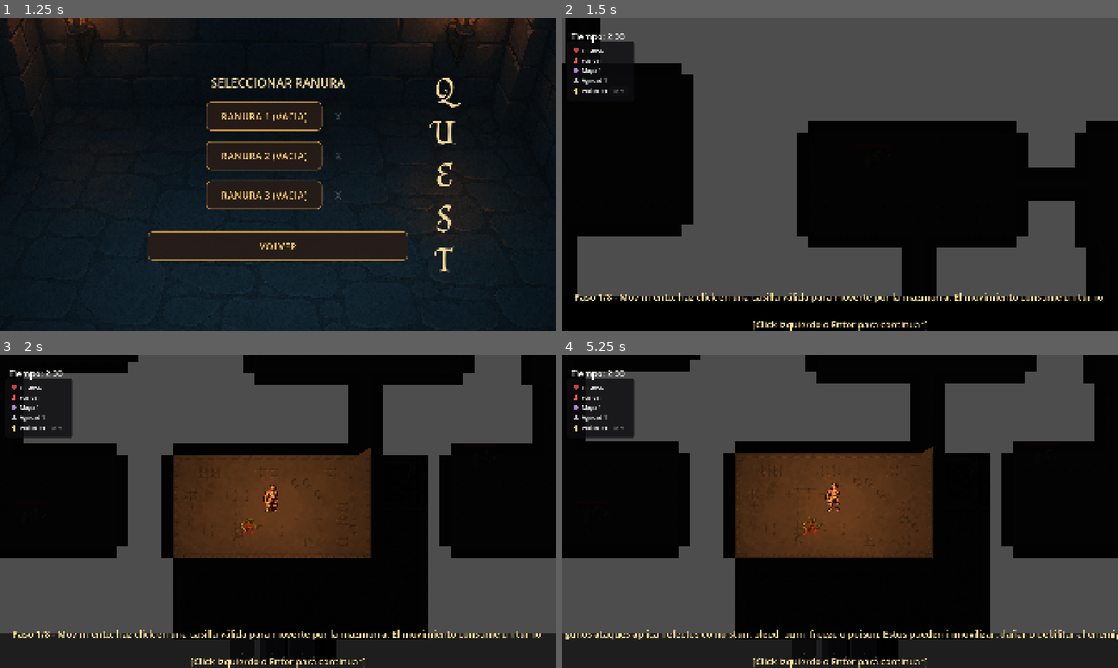
Above: before the commit, frames 1-4 (two rows, left to right).
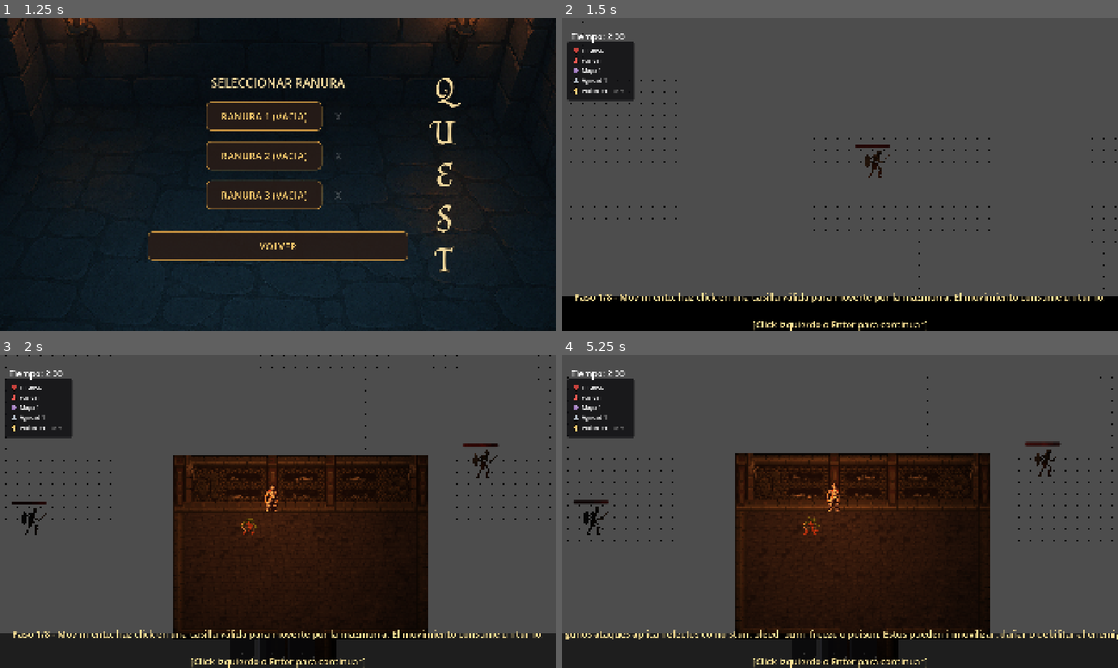
Above: after the commit, the same moments.

Repository: fedemuntaabski/Quest
Game: Godot game, scene res://scenes/MainMenu.tscn
Two runs of this game, one before a commit and one after it. Both use one fixed random seed, a clock stepped at 60 frames per second and the inputs below.
Inputs (mouse positions are in pixels of both pictures, inside the frame that each line leads up to):
- Up to frame 1 (1.25 s): click "INICIO" at 0.5 s
- Up to frame 2 (1.5 s): click "RANURA 1 (VACIA)" at 1.25 s
- Up to frame 3 (2 s): no input
- Up to frame 4 (5.25 s): tap Enter (ui_accept) at 2 s; drag from (806, 649) to (834, 505) at 2.02 s; drag from (834, 649) to (834, 505) at 2.77 s; move the mouse to (862, 649) at 3.52 s; hold D (move_right) 3.53-4.25 s; tap 3 (hotbar_3) at 3.6 s; click (862, 649) at 3.67 s; drag from (812, 574) to (1112, 505) at 4.27 s; move the mouse to (1006, 558) at 5.02 s; hold A (move_left) from 5.03 s (still down); tap 2 (hotbar_2) at 5.1 s

Frame 1 is identical in both runs. In frame 2, 34% of the frame differs, in the area x 0-100%, y 0-89%; in frame 3, 45%; in frame 4, 46%.

Commit message:
cambios 2

Diff:
--- a/scripts/core/enemy/EnemySpawnLifecycleService.gd
+++ b/scripts/core/enemy/EnemySpawnLifecycleService.gd
@@ -40,16 +40,26 @@
 ) -> void:
 	var room_id: int = room_info["id"]
 
-	var spawn_cell := manager._get_random_floor_cell_in_room(
-		room_info,
-		wall_cells,
-		room_id == 0,
-		player_cell,
-		occupied_spawn_cells
-	)
+	var spawn_world_position: Vector2 = Vector2.INF
+	var spawn_cell: Vector2i = Vector2i(-1, -1)
+	if room_id == 0 and manager.dungeon != null:
+		var tutorial_spawn_marker := manager.dungeon.get_room_tutorial_spawn_marker_ref(room_id)
+		if tutorial_spawn_marker:
+			spawn_world_position = tutorial_spawn_marker.global_position
 
-	if spawn_cell == Vector2i(-1, -1):
-		return
+	if spawn_world_position == Vector2.INF:
+		spawn_cell = manager._get_random_floor_cell_in_room(
+			room_info,
+			wall_cells,
+			room_id == 0,
+			player_cell,
+			occupied_spawn_cells
+		)
+
+		if spawn_cell == Vector2i(-1, -1):
+			return
+
+		spawn_world_position = manager.dungeon.grid_to_world_coords(spawn_cell) if manager.dungeon else Vector2.ZERO
 
 	# 🌟 MODIFICADO: Solicitamos de forma dinámica la escena específica (Boss, Skeleton, etc.) al manager
 	var enemy_scene: PackedScene = manager.get_enemy_scene_for_room(room_id)
@@ -62,7 +72,7 @@
 		return
 
 	enemy.name = "Enemy_%d" % room_id
-	enemy.global_position = manager.dungeon.grid_to_world_coords(spawn_cell)
+	enemy.global_position = spawn_world_position
 	enemy.my_room_id = room_id
 	enemy.dungeon_generator = manager.dungeon
 
@@ -74,7 +84,12 @@
 
 	manager.add_child(enemy)
 	_apply_cycle_hp_scaling_if_needed(enemy, selected_data)
-	occupied_spawn_cells[spawn_cell] = true
+	if map_manager:
+		spawn_cell = map_manager.world_to_grid_coords(enemy.global_position)
+	elif manager.dungeon != null:
+		spawn_cell = manager.dungeon.world_to_grid_coords(enemy.global_position)
+	if spawn_cell != Vector2i(-1, -1):
+		occupied_spawn_cells[spawn_cell] = true
 
 	enemy.setup(manager.get_parent(), manager.player)
 
--- a/scripts/world/dungeon/DungeonGenerator.gd
+++ b/scripts/world/dungeon/DungeonGenerator.gd
@@ -232,9 +232,25 @@
 		return {
 			"visual_root": null,
 			"light": null,
-			"area": null
+			"area": null,
+			"marker_refs": {}
 		}
 	return presentation_state.to_dictionary()
+
+
+func get_room_marker_ref(room_id: int, marker_name: String) -> Node2D:
+	var presentation_state := get_room_presentation_state(room_id)
+	if presentation_state == null:
+		return null
+	return presentation_state.get_marker_ref(marker_name)
+
+
+func get_room_spawn_marker_ref(room_id: int) -> Node2D:
+	return get_room_marker_ref(room_id, "SpawnJugador")
+
+
+func get_room_tutorial_spawn_marker_ref(room_id: int) -> Node2D:
+	return get_room_marker_ref(room_id, "SpawnTutorial")
 
 
 func set_room_presentation(room_id: int, presentation: Dictionary) -> void:
@@ -250,6 +266,8 @@
 		presentation_state.light = presentation.get("light", null)
 	if presentation.has("area"):
 		presentation_state.area = presentation.get("area", null)
+	if presentation.has("marker_refs"):
+		presentation_state.set_marker_refs(presentation.get("marker_refs", {}))
 
 
 func get_connected_room_ids(room_id: int) -> Array[int]:
@@ -395,8 +413,13 @@
 		return
 
 	var start_room := room_infos[0]
-	var center_cell: Vector2i = start_room["center_cell"]
-	player.position = grid_to_world_coords(center_cell)
+	var marker := get_room_spawn_marker_ref(int(start_room.get("id", 0)))
+	if marker:
+		player.global_position = marker.global_position
+	else:
+		push_warning("DungeonGenerator: SpawnJugador marker not found in start room; falling back to room center.")
+		var center_cell: Vector2i = start_room["center_cell"]
+		player.global_position = grid_to_world_coords(center_cell)
 	if player.has_method("sync_to_grid"):
 		player.sync_to_grid()
 
--- a/scripts/world/dungeon/DungeonPresentationManager.gd
+++ b/scripts/world/dungeon/DungeonPresentationManager.gd
@@ -69,16 +69,13 @@
 		generator.set_room_presentation(room_id, {
 			"visual_root": room_nodes.get("visual_root", null),
 			"light": room_nodes.get("light", null),
-			"area": room_nodes.get("area", null)
+			"area": room_nodes.get("area", null),
+			"marker_refs": room_nodes.get("marker_refs", {})
 		})
 
 	for edge_info in graph.get_edge_records_sorted():
 		var corridor_node := generator.room_factory.create_corridor_entity(edge_info, generator.corridors_root)
 		graph.set_edge_runtime_node(int(edge_info.get("room_a", -1)), int(edge_info.get("room_b", -1)), corridor_node)
-
-	map_renderer.setup(generator, tileset, generator.grid_origin)
-	map_renderer.set_data(generator.floor_cells, generator.wall_cells)
-	map_renderer.build()
 
 	fog_manager.setup(
 		generator,
--- a/scripts/world/dungeon/DungeonRoomFactory.gd
+++ b/scripts/world/dungeon/DungeonRoomFactory.gd
@@ -25,8 +25,6 @@
 		push_warning("DungeonRoomFactory: prefab room instancing failed for room %d; falling back to legacy placeholder." % room_id)
 		room_root = _create_legacy_room_root(room_info, rooms_root, room_rect)
 		used_prefab = false
-	else:
-		room_root.visible = false
 
 	room_root.set_meta("room_rect", room_rect)
 	room_root.set_meta("room_local_bounds", Rect2i(Vector2i.ZERO, room_rect.size))
@@ -34,12 +32,16 @@
 	room_root.set_meta("room_connectors", prefab_room.get("connectors", room_info.get("connectors", [])))
 	room_root.set_meta("room_local_floor_cells", prefab_room.get("local_floor_cells", room_info.get("local_floor_cells", [])))
 	room_root.set_meta("room_spawn_markers", prefab_room.get("spawn_markers", room_info.get("spawn_markers", [])))
+	room_root.set_meta("room_marker_refs", prefab_room.get("marker_refs", {}))
 	room_root.set_meta("room_template", room_info.get("template", ""))
 	room_root.set_meta("room_prefab_ready", used_prefab)
 	if used_prefab and modular_room_assembler != null:
 		room_root.set_meta("room_role", prefab_room.get("room_role", "normal"))
 		room_root.set_meta("room_scene_path", prefab_room.get("prefab_scene_path", ""))
 		room_root.set_meta("room_prefab_snapshot", prefab_room.get("snapshot", {}))
+		if OS.is_debug_build():
+			var marker_refs: Dictionary = prefab_room.get("marker_refs", {})
+			print("DungeonRoomFactory: room %d prefab origin=%s markers=%s" % [room_id, room_root.global_position, marker_refs.keys()])
 
 	var room_light := create_room_light(room_rect, center_cell, room_id)
 	if room_lights_root:
@@ -67,7 +69,6 @@
 	var room_id := int(room_info.get("id", -1))
 	var room_root := Node2D.new()
 	room_root.name = "RoomVisual_%d" % room_id
-	room_root.visible = false
 	# The legacy placeholder path remains as a fallback while prefab rooms are
 	# introduced incrementally.
 	if rooms_root:
--- a/scripts/world/dungeon/DungeonRoomPresentationState.gd
+++ b/scripts/world/dungeon/DungeonRoomPresentationState.gd
@@ -8,6 +8,7 @@
 var visual_root: Node2D = null
 var light: PointLight2D = null
 var area: Area2D = null
+var marker_refs: Dictionary = {}
 
 
 func _init(p_room_id: int = -1) -> void:
@@ -19,5 +20,30 @@
 		"id": room_id,
 		"visual_root": visual_root,
 		"light": light,
-		"area": area
+		"area": area,
+		"marker_refs": marker_refs.duplicate(true)
 	}
+
+
+func set_marker_refs(refs: Dictionary) -> void:
+	marker_refs = refs.duplicate(true)
+
+
+func get_marker_ref(marker_name: String) -> Node2D:
+	return marker_refs.get(marker_name, null)
+
+
+func get_entrada_marker() -> Node2D:
+	return get_marker_ref("Entrada")
+
+
+func get_salida_marker() -> Node2D:
+	return get_marker_ref("Salida")
+
+
+func get_spawn_jugador_marker() -> Node2D:
+	return get_marker_ref("SpawnJugador")
+
+
+func get_spawn_tutorial_marker() -> Node2D:
+	return get_marker_ref("SpawnTutorial")
--- a/scripts/world/dungeon/DungeonWallManager.gd
+++ b/scripts/world/dungeon/DungeonWallManager.gd
@@ -81,27 +81,11 @@
 	wall.collision_layer = 1
 	wall.collision_mask = 1
 
-	var wall_sprite := Sprite2D.new()
-	wall_sprite.texture = dungeon.wall_texture
-	wall_sprite.modulate = Color(0.2, 0.18, 0.16, 1)
-	wall_sprite.scale = Vector2(dungeon.tile_size / 2.0, dungeon.tile_size / 2.0)
-	wall.add_child(wall_sprite)
-
 	var collision_shape := CollisionShape2D.new()
 	var rectangle := RectangleShape2D.new()
 	rectangle.size = Vector2(dungeon.tile_size, dungeon.tile_size)
 	collision_shape.shape = rectangle
 	wall.add_child(collision_shape)
 
-	var occluder := LightOccluder2D.new()
-	var occ_polygon := OccluderPolygon2D.new()
-	var hs := dungeon.tile_size / 2.0
-	occ_polygon.polygon = PackedVector2Array([
-		Vector2(-hs, -hs), Vector2(hs, -hs),
-		Vector2(hs, hs), Vector2(-hs, hs)
-	])
-	occluder.occluder = occ_polygon
-	wall.add_child(occluder)
-
 	dungeon.walls_root.add_child(wall)
 	dungeon.wall_nodes[cell] = wall
--- a/scripts/world/dungeon/ModularRoomAssembler.gd
+++ b/scripts/world/dungeon/ModularRoomAssembler.gd
@@ -39,12 +39,15 @@
 	if snapshot.is_empty():
 		snapshot = room_prefab_adapter.inspect_scene(template.room_scene)
 
+	var marker_refs := room_prefab_adapter.resolve_marker_references(room_root)
+
 	return {
 		"visual_root": room_root,
 		"template": template,
 		"snapshot": snapshot,
 		"connectors": snapshot.get("connectors", []),
 		"spawn_markers": snapshot.get("spawn_markers", []),
+		"marker_refs": marker_refs,
 		"local_floor_cells": snapshot.get("local_floor_cells", room_info.get("local_floor_cells", [])),
 		"room_role": _room_role_for_info(room_info),
 		"prefab_scene_path": template.room_scene.resource_path if template.room_scene else "",
--- a/scripts/world/dungeon/RoomPrefabAdapter.gd
+++ b/scripts/world/dungeon/RoomPrefabAdapter.gd
@@ -117,6 +117,31 @@
 		connectors.append(connector)
 
 	return connectors
+
+
+func get_entrada_marker(room_root: Node) -> Node2D:
+	return _find_marker_by_names(room_root, ["Entrada", "entrada", "puerta_entrada", "door_entry"])
+
+
+func get_salida_marker(room_root: Node) -> Node2D:
+	return _find_marker_by_names(room_root, ["Salida", "salida", "puerta_salida", "door_exit"])
+
+
+func get_spawn_jugador_marker(room_root: Node) -> Node2D:
+	return _find_marker_by_names(room_root, ["SpawnJugador", "Spawn_jugador", "spawn_jugador", "spawnjugador"])
+
+
+func get_spawn_tutorial_marker(room_root: Node) -> Node2D:
+	return _find_marker_by_names(room_root, ["SpawnTutorial", "Spawn_tutorial", "spawn_tutorial", "spawntutorial"])
+
+
+func resolve_marker_references(room_root: Node) -> Dictionary:
+	return {
+		"Entrada": get_entrada_marker(room_root),
+		"Salida": get_salida_marker(room_root),
+		"SpawnJugador": get_spawn_jugador_marker(room_root),
+		"SpawnTutorial": get_spawn_tutorial_marker(room_root)
+	}
 
 
 func extract_room_bounds_from_scene_root(room_root: Node) -> Rect2i:
@@ -266,6 +291,38 @@
 	return normalized.contains("spawn") or normalized.contains("spawnenemigos") or normalized.contains("spawn_jugador") or normalized.contains("spawn_tutorial")
 
 
+func _find_marker_by_names(room_root: Node, candidate_names: Array[String]) -> Node2D:
+	if room_root == null:
+		return null
+
+	var wanted: Array[String] = []
+	for candidate in candidate_names:
+		wanted.append(candidate.to_lower())
+
+	var marker_nodes: Array[Node] = []
+	_collect_markers_by_name(room_root, marker_nodes, wanted)
+	if marker_nodes.is_empty():
+		return null
+
+	return marker_nodes[0] as Node2D
+
+
+func _collect_markers_by_name(node: Node, result: Array[Node], wanted_names: Array[String]) -> void:
+	if node == null:
+		return
+
+	if node is Node2D:
+		var normalized := node.name.to_lower()
+		for wanted_name in wanted_names:
+			if normalized == wanted_name or normalized.contains(wanted_name):
+				result.append(node)
+				break
+
+	for child in node.get_children():
+		if child is Node:
+			_collect_markers_by_name(child, result, wanted_names)
+
+
 func _scene_cache_key(scene: PackedScene) -> String:
 	if scene == null:
 		return ""
